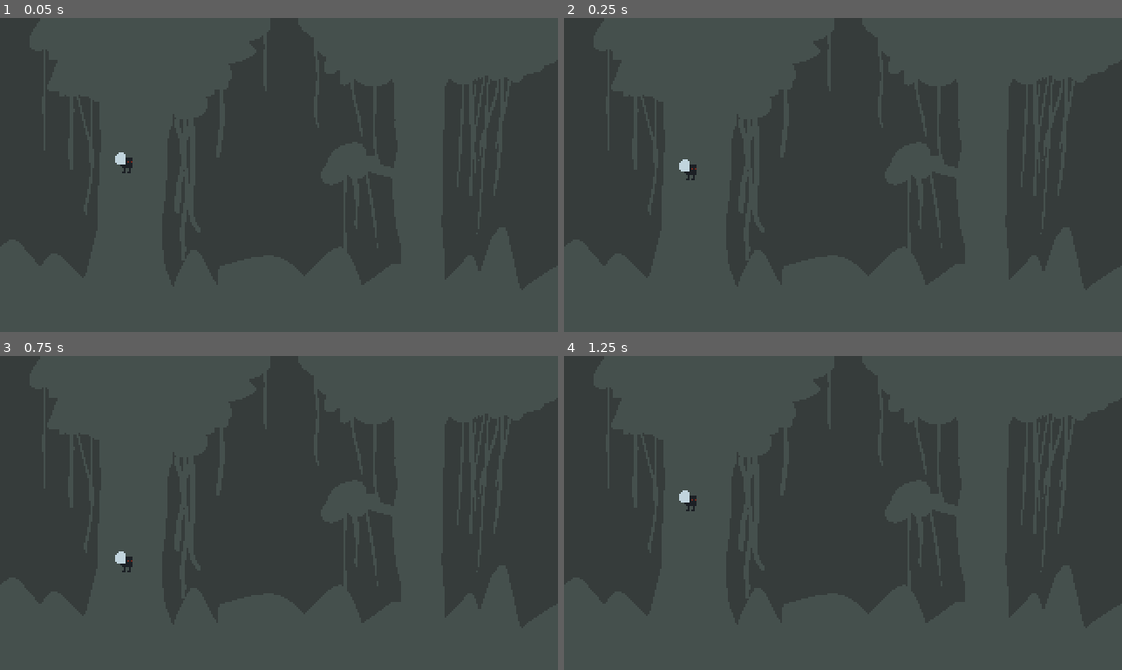
Above: before the commit, frames 1-4 (two rows, left to right).
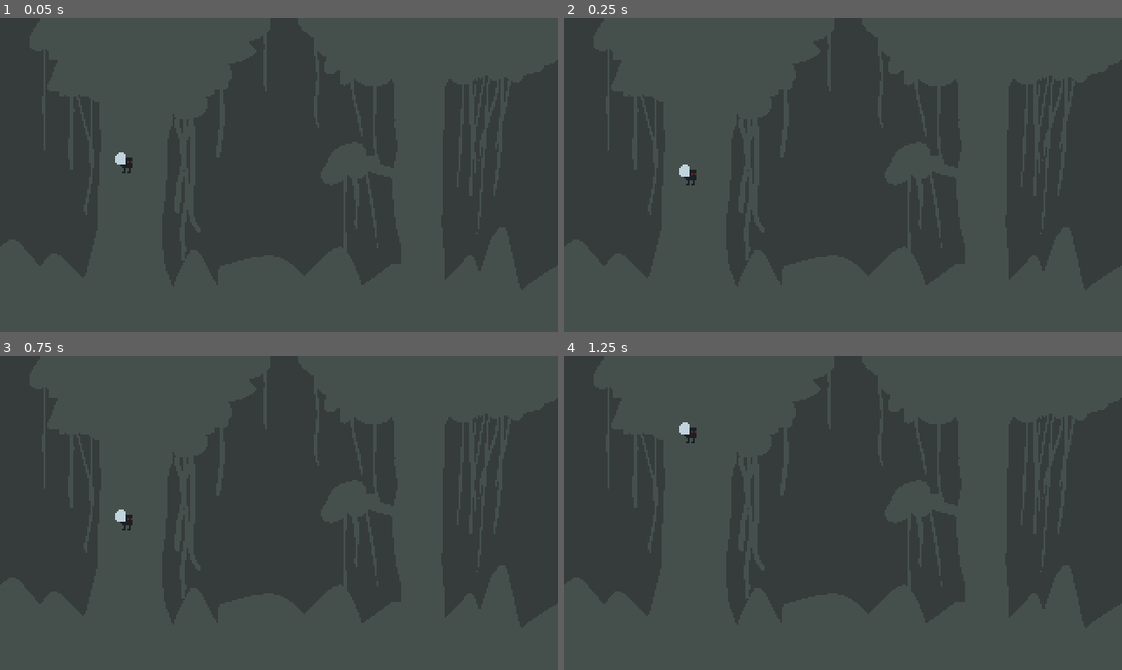
Above: after the commit, the same moments.

Repository: adrianwhatfield/flappy-fly
Game: Godot game, scene res://scenes/game.tscn
Same seed, same stepped clock (60 frames per second), same inputs: the game is played once before the commit and once after it.
Inputs:
- Up to frame 1 (0.05 s): no input
- Up to frame 2 (0.25 s): no input
- Up to frame 3 (0.75 s): hold Up (ui_up) from 0.53 s (still down)
- Up to frame 4 (1.25 s): keep holding Up (ui_up)

Frame 1 is identical in both runs. In frame 2, 0.1% of the frame differs, in the area x 20-24%, y 45-54%; in frame 3, 0.3%, in the area x 20-24%, y 48-69%; in frame 4, 0.3%.

Commit message:
Add player jump

Diff:
--- a/flappy-fly/project.godot
+++ b/flappy-fly/project.godot
@@ -23,6 +23,16 @@
 window/stretch/mode="viewport"
 window/stretch/aspect="keep"
 
+[input]
+
+ui_up={
+"deadzone": 0.5,
+"events": [ Object(InputEventKey,"resource_local_to_scene":false,"resource_name":"","device":0,"alt":false,"shift":false,"control":false,"meta":false,"command":false,"pressed":false,"scancode":16777232,"physical_scancode":0,"unicode":0,"echo":false,"script":null)
+, Object(InputEventJoypadButton,"resource_local_to_scene":false,"resource_name":"","device":0,"button_index":12,"pressure":0.0,"pressed":false,"script":null)
+, Object(InputEventKey,"resource_local_to_scene":false,"resource_name":"","device":0,"alt":false,"shift":false,"control":false,"meta":false,"command":false,"pressed":false,"scancode":32,"physical_scancode":0,"unicode":0,"echo":false,"script":null)
+ ]
+}
+
 [physics]
 
 common/enable_pause_aware_picking=true
--- a/flappy-fly/scenes/Player.gd
+++ b/flappy-fly/scenes/Player.gd
@@ -2,25 +2,27 @@
 
 
 const UP = Vector2(0,-1)
-const JUMP = 100
-const GRAVITY = 2
-const MAXFALLSPEED = 200
+const JUMP = -100
+const GRAVITY = 200
+const MAXFALLSPEED = 1000
 
 var motion = Vector2()
 
 
-# Called when the node enters the scene tree for the first time.
 func _ready():
-	pass # Replace with function body.
+	pass
 
 
-# Called every frame. 'delta' is the elapsed time since the previous frame.
 func _physics_process(delta):
 
-	motion.y += GRAVITY + delta
+	motion.y += GRAVITY * delta
 
 	if motion.y > MAXFALLSPEED:
 		motion.y = MAXFALLSPEED
+
+	if Input.is_action_pressed("ui_up"):
+		pass
+		motion.y = JUMP
 
 	motion = move_and_slide(motion, Vector2.UP)
 
